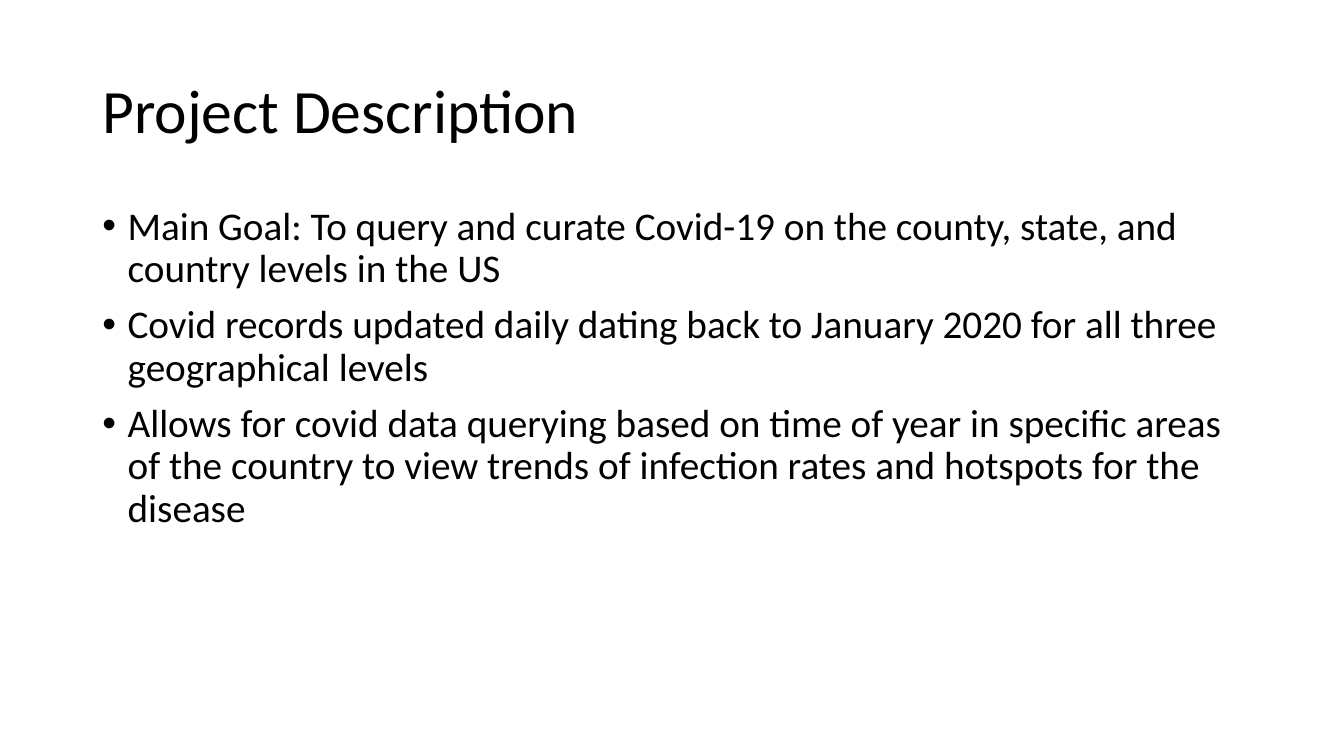
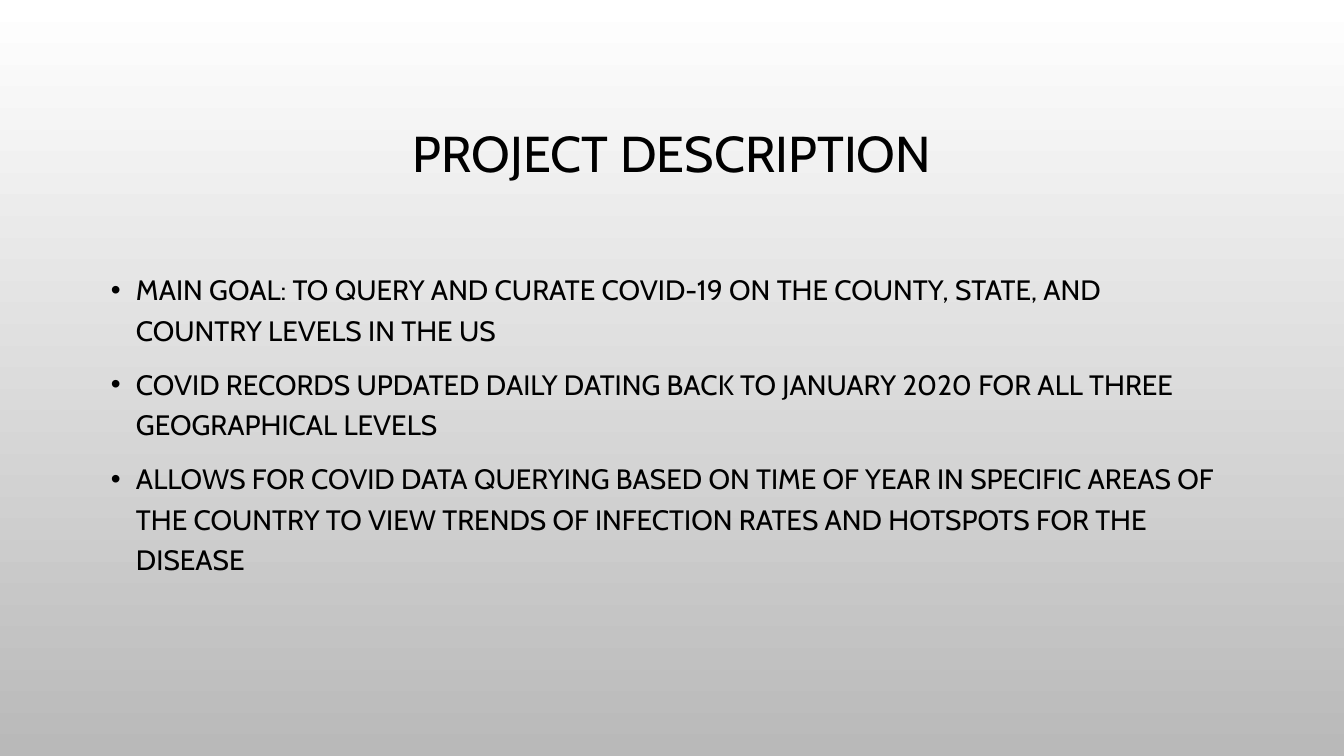
Before and after one commit to abpwrs/ece-5995-fa20-final-project, a slide deck: slide 2 of Final_presentation.pptx. Drawn at 1344x756 pixels with LibreOffice and Linux fonts; fonts in the diff are those of the drawing; background and template pictures are left out. Boxes give left, top, right and bottom in pixels: in the first picture for what was removed or moved away, otherwise in the second. Text is boxed around its words. In the diff, an @@ line names an element or a change of style, - is before the commit and + after.

```diff
--- a/Final_presentation.pptx
+++ b/Final_presentation.pptx
@@ background #FFFFFF to picture (left out) @@
@@ title at [413, 136, 931, 181]: text changed; size 44 to 36 pt; font Calibri to Cabin @@
-Project Description
+PROJECT DESCRIPTION
@@ text at [136, 280, 1213, 571]: text changed; size 28 to 20 pt; font Calibri to Cabin @@
-• Main Goal: To query and curate Covid-19 on the county, state, and country levels in the US
-• Covid records updated daily dating back to January 2020 for all three geographical levels
-• Allows for covid data querying based on time of year in specific areas of the country to view trends of infection rates and hotspots for the disease
+• MAIN GOAL: TO QUERY AND CURATE COVID-19 ON THE COUNTY, STATE, AND COUNTRY LEVELS IN THE US
+• COVID RECORDS UPDATED DAILY DATING BACK TO JANUARY 2020 FOR ALL THREE GEOGRAPHICAL LEVELS
+• ALLOWS FOR COVID DATA QUERYING BASED ON TIME OF YEAR IN SPECIFIC AREAS OF THE COUNTRY TO VIEW TRENDS OF INFECTION RATES AND HOTSPOTS FOR THE DISEASE
```
Also in this commit, not shown: 10 other slides changed, 1 slide added.
